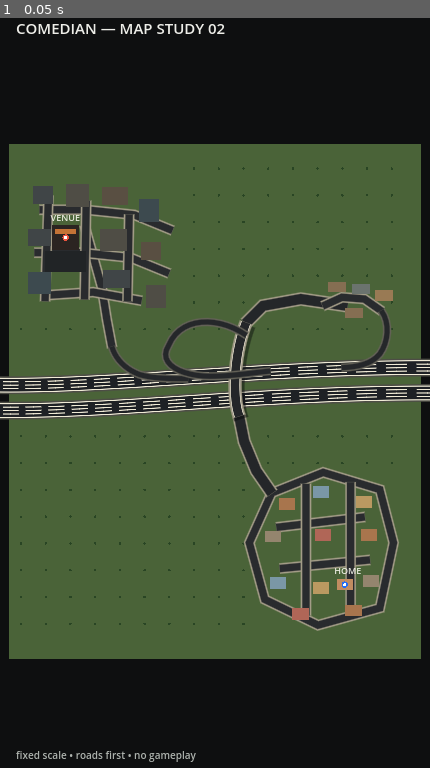
Above: before the commit, frame 1.
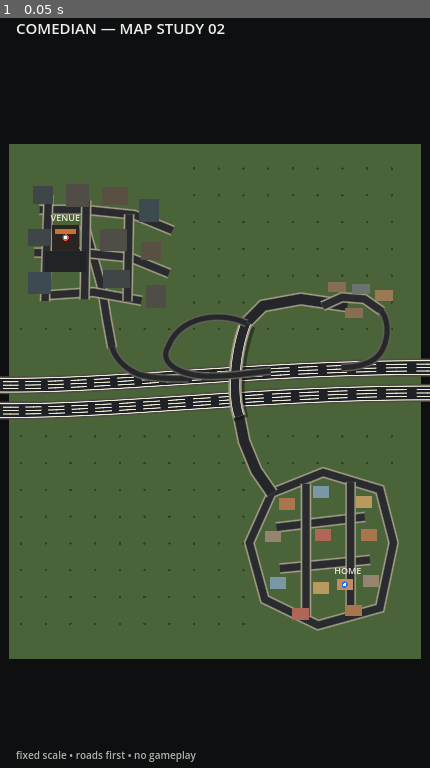
Above: after the commit, the same moment.

Repository: patrickcallahancomedy/comedian
Game: Godot game, scene res://scenes/drive/world_map_prototype.tscn
Same seed, same stepped clock (60 frames per second), same inputs: the game is played once before the commit and once after it. This scene is started directly instead of the project's main scene.
Inputs:
- Up to frame 1 (0.05 s): no input

The runs differ from the first frame. In frame 1, 0.2% of the frame differs, in the area x 41-58%, y 39-43%.

Commit message:
Join loop ramp directly to overpass

Diff:
--- a/godot/scripts/drive/world_map_layout.gd
+++ b/godot/scripts/drive/world_map_layout.gd
@@ -119,8 +119,8 @@
 # freeway, then converges into the rightmost freeway lane.
 static func main_onramp() -> PackedVector2Array:
 	var result := _sample_cubic(
-		Vector2(690, 555),
-		Vector2(610, 500),
+		Vector2(690, 520),
+		Vector2(615, 485),
 		Vector2(500, 500),
 		Vector2(465, 585),
 		14
